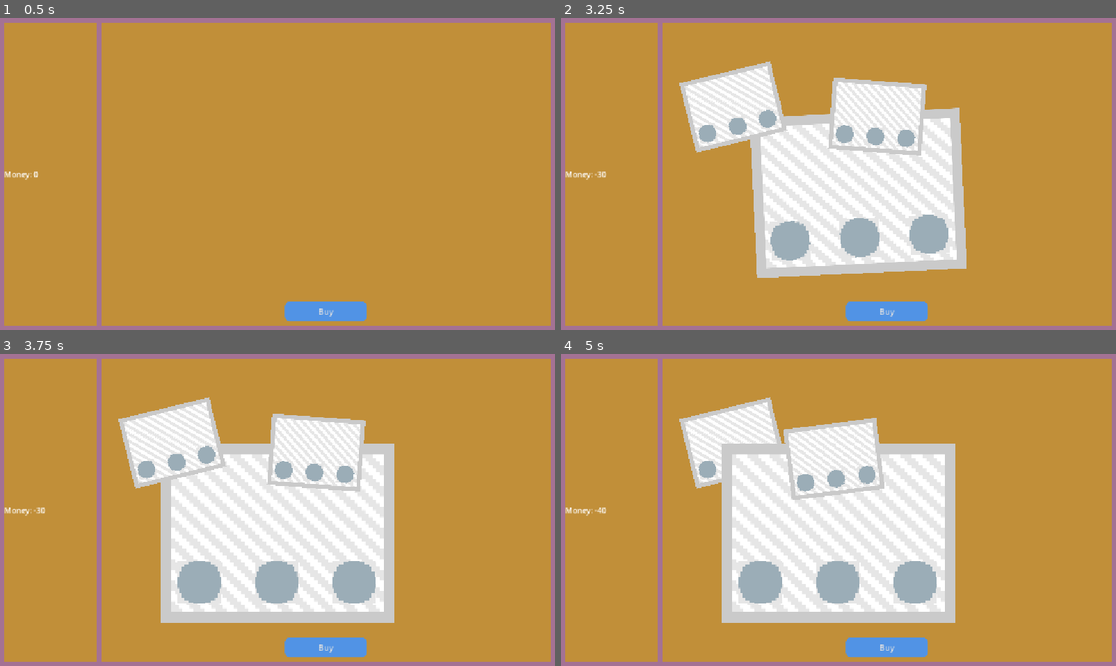
Above: before the commit, frames 1-4 (two rows, left to right).
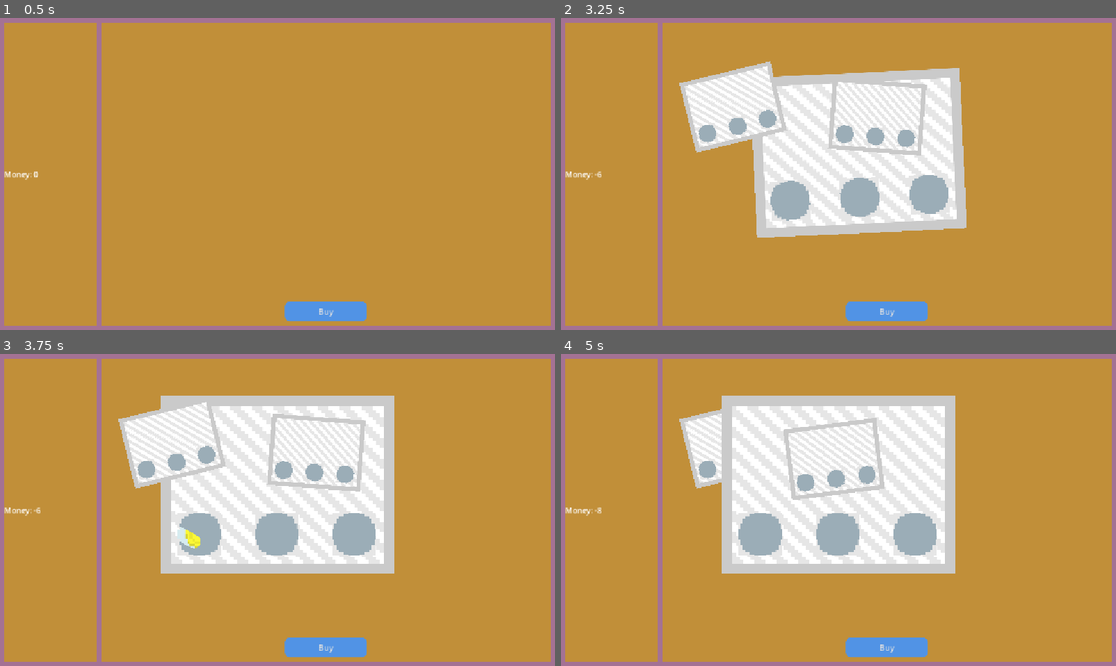
Above: after the commit, the same moments.

Repository: Drag-Sama/IdleGambling
Game: Godot game, scene res://Scene/main.tscn
Two runs of this game, one before a commit and one after it. Both use one fixed random seed, a clock stepped at 60 frames per second and the inputs below.
Inputs (mouse positions are in pixels of both pictures, inside the frame that each line leads up to):
- Up to frame 1 (0.5 s): no input
- Up to frame 2 (3.25 s): click "Buy" at 0.5 s; click "Buy" at 1.25 s; click "Buy" at 2 s; move the mouse to (960, 158) at 2.77 s; click (960, 158) at 2.92 s
- Up to frame 3 (3.75 s): drag from (166, 525) to (249, 572) at 3.52 s
- Up to frame 4 (5 s): tap Enter at 4.25 s; move the mouse to (894, 441) at 4.27 s; click (894, 441) at 4.42 s

Frame 1 is identical in both runs. In frame 2, 14% of the frame differs, in the area x 6-74%, y 16-84%; in frame 3, 19%; in frame 4, 21%, in the area x 6-72%, y 13-87%.

Commit message:
can claim ticket value

Diff:
--- a/Object/Ticket.tscn
+++ b/Object/Ticket.tscn
@@ -14,4 +14,13 @@
 texture = ExtResource("1_m8yfi")
 flip_v = true
 
+[node name="Claim" type="Button" parent="." unique_id=1830513142]
+offset_left = 221.0
+offset_top = 735.0
+offset_right = 641.0
+offset_bottom = 837.0
+theme_override_font_sizes/font_size = 64
+text = "Claim"
+
 [connection signal="gui_input" from="Background" to="." method="_on_background_gui_input"]
+[connection signal="pressed" from="Claim" to="." method="_on_claim_pressed"]
--- a/Scripts/Ticket/ScratchMain.gd
+++ b/Scripts/Ticket/ScratchMain.gd
@@ -2,6 +2,7 @@
 
 var scratchZone = preload("res://Object/ScratchZone.tscn")
 @onready var background: TextureRect = $Background
+@onready var claim: Button = $Claim
 
 const CONTAINER_SIZE = 640
 const INSTANCE_COUNT = 3
@@ -15,9 +16,17 @@
 var _drag_offset: Vector2 = Vector2.ZERO
 var _hold_timer: Timer
 
+var _zone_revealed = 0
+var _ticket_value = 0
+
+var _max_zone_value = 1
+var _min_zone_value = 0
+
 func _ready():
+	claim.visible = false
 	Input.set_mouse_mode(Input.MOUSE_MODE_VISIBLE)
 	background.position = -background.size / 2
+	claim.position = Vector2(-claim.size.x / 2, (-claim.size.y / 2) + 550)
 	#Cette ligne change la couleur de manière random mais c'est bizarre, tu peux essayer stv
 	#background.self_modulate = Color.hex(BACKGROUND_COLORS.pick_random())
 
@@ -31,13 +40,25 @@
 	for i in range(INSTANCE_COUNT):
 		_spawn(Vector2(space * i, 200))
 
-func _spawn(pos: Vector2):
+func _spawn(pos: Vector2): #Fais spawn une zone
 	var scratchZone_instance = scratchZone.instantiate()
 	scratchZone_instance.position = pos
+	scratchZone_instance.value = randi_range(_min_zone_value, _max_zone_value)
+	scratchZone_instance.revealed.connect(_on_zone_revealed)
 	background.add_child(scratchZone_instance)
 
+func _on_zone_revealed(value): #Quand une zone est suffisament révélé
+	_ticket_value = _ticket_value + value
+	_zone_revealed += 1
+	if _zone_revealed == INSTANCE_COUNT:
+		if _ticket_value == _max_zone_value * INSTANCE_COUNT:
+			print("JACKPOT")
+			_ticket_value = _ticket_value * 3
+		claim.visible = true
+		claim.text = "Claim(" + str(_ticket_value) + ")"
 
-func _on_background_gui_input(event: InputEvent) -> void:
+
+func _on_background_gui_input(event: InputEvent) -> void: #Se déclenche quand on clique sur le ticket
 	if event is InputEventMouseButton:
 		if event.button_index == MOUSE_BUTTON_LEFT:
 			if event.pressed:
@@ -46,15 +67,12 @@
 				_hold_timer.start()
 				# Décalage entre le clic et le centre de l'objet, pour éviter un "saut"
 				_drag_offset = global_position - get_global_mouse_position()
-				print("Bouton gauche pressé à ", event.position)
 			else:
-				if _hold_timer.time_left > 0 and not _is_dragging:
+				if _hold_timer.time_left > 0 and not _is_dragging: #Quand on clique
 					_hold_timer.stop()
-					print("Clic simple détecté")
 					_is_selected = true
 					_selected_animation()
-				else:
-					print("Fin du déplacement")
+
 				_is_holding = false
 				_is_dragging = false
 
@@ -62,13 +80,12 @@
 		if _is_dragging:
 			global_position = get_global_mouse_position() + _drag_offset
 
-func _on_hold_timeout() -> void:
+func _on_hold_timeout() -> void: #Quand on maintient le clique sur le ticket
 	if !_is_selected:
 		_is_holding = true
 		_is_dragging = true
-		print("Clic maintenu détecté (en cours...)")
 
-func _selected_animation() -> void:
+func _selected_animation() -> void: #Animation quand on clique sur le ticket
 	var target_scale = 0.5
 	var target_position = get_viewport_rect().size / 2
 
@@ -77,6 +94,11 @@
 	tween.set_ease(Tween.EASE_OUT)
 	tween.set_parallel(true)
 
-	tween.tween_property(self, "global_position", target_position, 0.4)
+	tween.tween_property(self, "global_position", Vector2(target_position.x, target_position.y - 100), 0.4)
 	tween.tween_property(self, "rotation", 0.0, 0.4)
 	tween.tween_property(self, "scale", Vector2(target_scale, target_scale), 0.4)
+
+
+func _on_claim_pressed() -> void:
+	MoneyManager.updateMoney(_ticket_value)
+	self.queue_free()
--- a/Scripts/Ticket/ScratchZone.gd
+++ b/Scripts/Ticket/ScratchZone.gd
@@ -3,10 +3,28 @@
 @onready var sub_viewport = $SubViewport
 @onready var drawing = $SubViewport/Drawing
 @onready var mask = $Mask
+@onready var result: TextureRect = $Result
+
+const LOSE = preload("uid://by6hk74ygt2tq")
+const WIN = preload("uid://dais0aocd0vqf")
+const SPRITES = [LOSE, WIN]
+
+signal revealed(value)
+
+var already_won = false
+const WIN_THRESHOLD = 70.0
+var value = null
 
 func _ready():
 	mask.material = mask.material.duplicate()
 	sub_viewport.render_target_clear_mode = SubViewport.CLEAR_MODE_NEVER
+	var timer = Timer.new()
+	timer.wait_time = 0.3  # vérifie 3 fois par seconde, ajustable
+	timer.timeout.connect(_check_scratch_percentage)
+	add_child(timer)
+	timer.start()
+
+	result.texture = SPRITES[value]
 
 func _process(_delta):
 	if Input.is_mouse_button_pressed(MOUSE_BUTTON_LEFT):
@@ -22,3 +40,24 @@
 	await RenderingServer.frame_post_draw
 	var tex = sub_viewport.get_texture()
 	mask.material.set_shader_parameter("mask_texture", tex)
+
+func _check_scratch_percentage():
+	if already_won:
+		return
+
+	var img = sub_viewport.get_texture().get_image()
+	img.resize(64, 64, Image.INTERPOLATE_BILINEAR)
+
+	var scratched_pixels = 0
+	var total_pixels = 64 * 64
+
+	for y in 64:
+		for x in 64:
+			if img.get_pixel(x, y).r > 0.5:
+				scratched_pixels += 1
+
+	var percentage = float(scratched_pixels) / float(total_pixels) * 100.0
+
+	if percentage >= WIN_THRESHOLD:
+		already_won = true
+		revealed.emit(value)
--- a/Scripts/Ticket/TicketMain.gd
+++ b/Scripts/Ticket/TicketMain.gd
@@ -3,7 +3,7 @@
 var ticket = preload("res://Object/Ticket.tscn")
 
 func _on_buy_button_pressed() -> void:
-	MoneyManager.updateMoney(-10)
+	MoneyManager.updateMoney(-2)
 	var ticket_instance = ticket.instantiate()
 
 	var horizontal_position = randf_range(100.0, 600.0)
